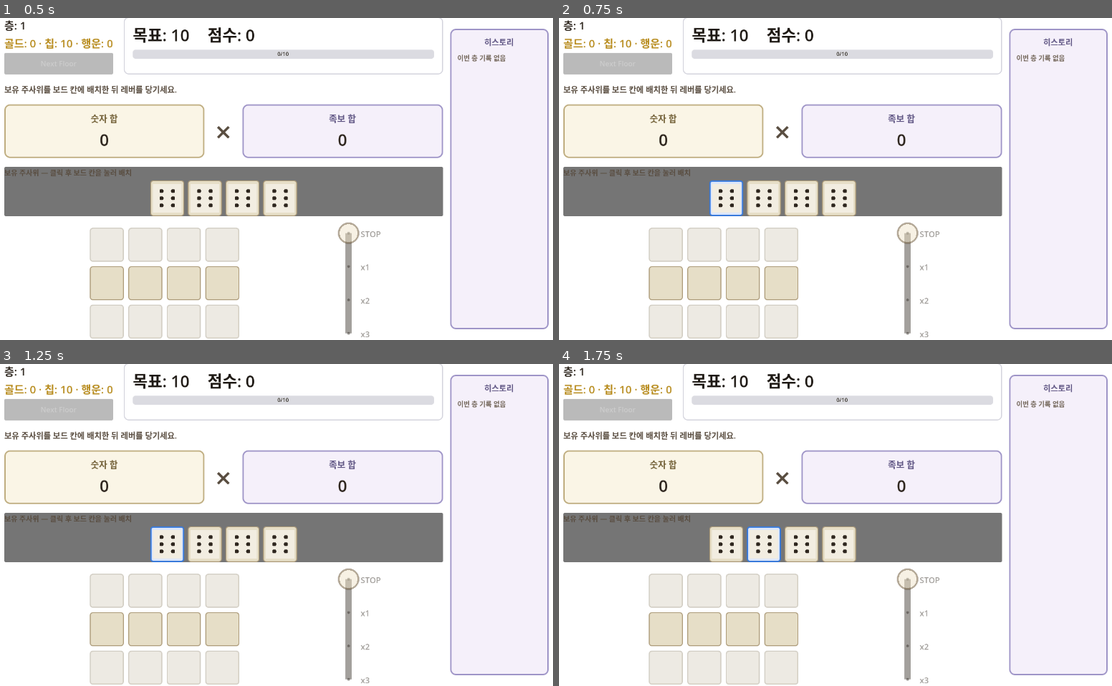
Above: before the commit, frames 1-4 (two rows, left to right).
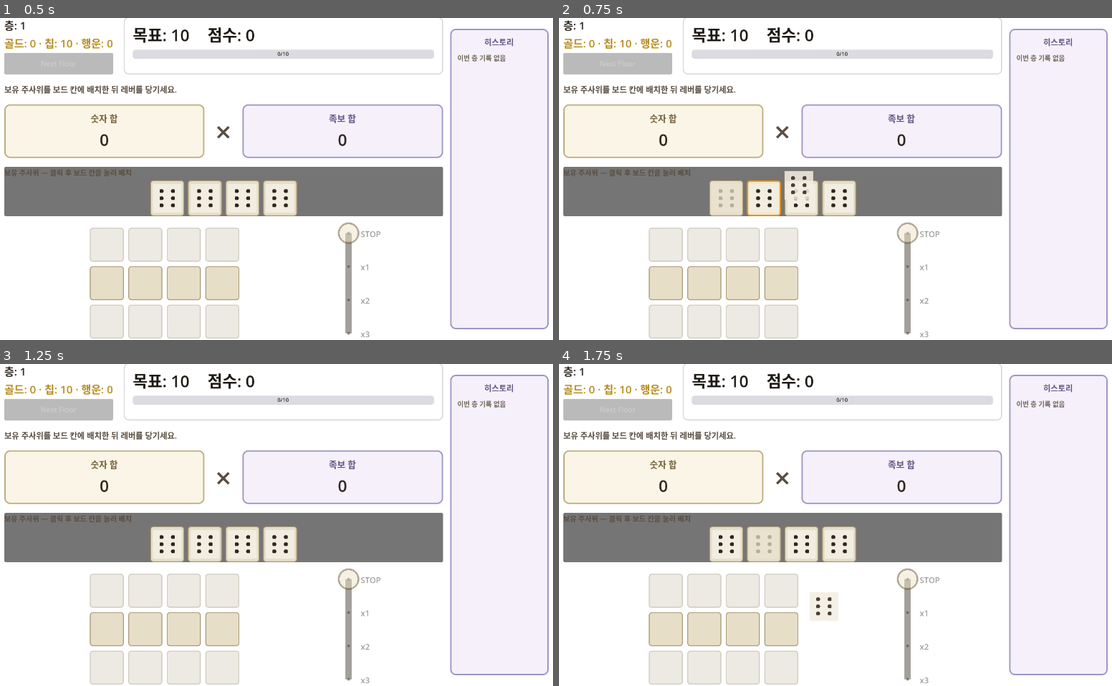
Above: after the commit, the same moments.

Repository: NyongNyongNyong/cat_dice_game
Game: Godot game, scene res://scenes/game/main.tscn
Same seed, same stepped clock (60 frames per second), same inputs: the game is played once before the commit and once after it.
Inputs (mouse positions are in pixels of both pictures, inside the frame that each line leads up to):
- Up to frame 1 (0.5 s): no input
- Up to frame 2 (0.75 s): tap Enter at 0.5 s; drag from (724, 198) to (890, 108) at 0.52 s
- Up to frame 3 (1.25 s): no input
- Up to frame 4 (1.75 s): drag from (763, 544) to (807, 589) at 1.27 s

Frame 1 is identical in both runs. In frame 2, 0.6% of the frame differs, in the area x 27-46%, y 47-62%; in frame 3, 0.2%; in frame 4, 0.7%, in the area x 33-51%, y 50-80%.

Commit message:
feat: drag-and-drop dice placement on board
Add drag placement alongside click: tray->cell places, cell->cell
moves or swaps (RunManager.move_placed), cell->tray returns. DiceSlot
gains slot_kind and slot_dropped for cross-container drops. Click now
fires on release so pressing a placed die to drag no longer removes it,
and dropping onto an invalid spot unplaces the die via dropped_outside.
Cover move_placed in board_spec_test; update board spec and tasks.

Diff:
--- a/game/scripts/autoload/run_manager.gd
+++ b/game/scripts/autoload/run_manager.gd
@@ -100,6 +100,23 @@
 	return true
 
 
+func move_placed(from_cell: int, to_cell: int) -> bool:
+	if from_cell < 0 or from_cell >= board_placement.size():
+		return false
+	if not is_slot_unlocked(to_cell):
+		return false
+	if from_cell == to_cell:
+		return true
+	var moving := board_placement[from_cell]
+	if moving < 0:
+		return false
+	# to_cell이 비었으면 이동, 점유돼 있으면 두 칸을 교환.
+	board_placement[from_cell] = board_placement[to_cell]
+	board_placement[to_cell] = moving
+	board_changed.emit()
+	return true
+
+
 func clear_cell(cell: int) -> bool:
 	if cell < 0 or cell >= board_placement.size():
 		return false
--- a/game/scripts/core/board_spec_test.gd
+++ b/game/scripts/core/board_spec_test.gd
@@ -44,6 +44,16 @@
 	_expect(rm.get_unlocked_slot_count() == 5, "unlocked = 5")
 	_expect(rm.place_die(2, 8) == true, "cell 8 placeable after unlock")
 
+	# move_placed: 빈칸 이동 / 점유칸 교환 (드래그 배치용)
+	# 현재 상태: cell 7 = owned 1, cell 8 = owned 2, cell 6 비어 있고 해금됨
+	_expect(rm.move_placed(7, 6) == true, "move placed cell 7 -> empty cell 6")
+	_expect(rm.get_owned_index_at(6) == 1 and rm.get_owned_index_at(7) == -1, "owned 1 moved to cell 6")
+	_expect(rm.move_placed(6, 8) == true, "move placed cell 6 -> occupied cell 8 (swap)")
+	_expect(rm.get_owned_index_at(8) == 1 and rm.get_owned_index_at(6) == 2, "cells 6 and 8 swapped")
+	_expect(rm.move_placed(8, 0) == false, "cannot move onto locked cell 0")
+	_expect(rm.get_owned_index_at(8) == 1, "locked-target move no-op")
+	_expect(rm.move_placed(2, 6) == false, "cannot move from empty source cell 2")
+
 	rm.free()
 
 	if _failed > 0:
--- a/game/scripts/ui/dice_slot.gd
+++ b/game/scripts/ui/dice_slot.gd
@@ -5,7 +5,8 @@
 
 signal clicked(slot_index: int)
 signal drag_started(slot_index: int)
-signal drop_requested(from_index: int, to_index: int)
+signal slot_dropped(source_kind: String, source_index: int, target_kind: String, target_index: int)
+signal dropped_outside(slot_kind: String, slot_index: int)
 
 const SLOT_SIZE := Vector2(76, 76)
 const NORMAL_BG := Color(0.9, 0.87, 0.78, 1.0)
@@ -22,12 +23,14 @@
 
 @onready var _dice_holder: CenterContainer = %DiceHolder
 
+var slot_kind := "board"
 var _dice_view: Control
 var _selected := false
 var _drop_hovered := false
 var _dragging := false
 var _drag_enabled := true
 var _locked := false
+var _press_pending := false
 
 
 func _ready() -> void:
@@ -38,6 +41,10 @@
 
 func set_slot_index(index: int) -> void:
 	slot_index = index
+
+
+func set_slot_kind(kind: String) -> void:
+	slot_kind = kind
 
 
 func set_dice_view(dice_view: Control) -> void:
@@ -92,27 +99,38 @@
 	if not event is InputEventMouseButton:
 		return
 	var mouse_event := event as InputEventMouseButton
-	if mouse_event.pressed and mouse_event.button_index == MOUSE_BUTTON_LEFT:
+	if mouse_event.button_index != MOUSE_BUTTON_LEFT:
+		return
+	# 누르는 순간이 아니라 뗄 때 클릭 처리한다. 그래야 배치된 주사위를 눌러
+	# 드래그로 옮길 때(누른 채 이동) 즉시 제거되지 않는다. 드래그가 시작되면
+	# _get_drag_data에서 _press_pending을 꺼 클릭을 무효화한다.
+	if mouse_event.pressed:
+		_press_pending = true
+	elif _press_pending:
+		_press_pending = false
 		clicked.emit(slot_index)
 
 
 func _get_drag_data(_at_position: Vector2):
-	if not _drag_enabled:
+	if not _drag_enabled or _locked:
 		return null
 	if _dice_view == null:
 		return null
 
+	# 드래그가 시작됐으니 이번 누름은 클릭(제거)으로 처리하지 않는다.
+	_press_pending = false
 	drag_started.emit(slot_index)
 	_set_dragging(true)
 	set_drag_preview(_build_drag_preview())
 	return {
 		"type": "dice_slot",
-		"slot_index": slot_index,
+		"kind": slot_kind,
+		"index": slot_index,
 	}
 
 
 func _can_drop_data(_at_position: Vector2, data) -> bool:
-	if not _drag_enabled:
+	if not _drag_enabled or _locked:
 		set_drop_hovered(false)
 		return false
 	if typeof(data) != TYPE_DICTIONARY:
@@ -121,7 +139,12 @@
 	if str(data.get("type", "")) != "dice_slot":
 		set_drop_hovered(false)
 		return false
-	var can_drop := int(data.get("slot_index", -1)) != slot_index
+	# 같은 칸으로의 드롭만 막는다. 트레이↔보드 교차 드롭은 허용.
+	var same_slot := (
+		str(data.get("kind", "")) == slot_kind
+		and int(data.get("index", -1)) == slot_index
+	)
+	var can_drop := not same_slot
 	set_drop_hovered(can_drop)
 	return can_drop
 
@@ -130,13 +153,26 @@
 	set_drop_hovered(false)
 	if not _can_drop_data(_at_position, data):
 		return
-	drop_requested.emit(int(data["slot_index"]), slot_index)
+	slot_dropped.emit(
+		str(data.get("kind", "")),
+		int(data.get("index", -1)),
+		slot_kind,
+		slot_index,
+	)
 
 
 func _notification(what: int) -> void:
 	if what == NOTIFICATION_DRAG_END:
+		var was_source := _dragging
+		_press_pending = false
 		_set_dragging(false)
 		set_drop_hovered(false)
+		# 이 슬롯에서 시작한 드래그가 유효한 슬롯에 안 떨어졌으면(빈 공간·잠금 칸
+		# 등) 배치 해제 신호를 보낸다.
+		if was_source:
+			var viewport := get_viewport()
+			if viewport != null and not viewport.gui_is_drag_successful():
+				dropped_outside.emit(slot_kind, slot_index)
 
 
 func _build_drag_preview() -> Control:
--- a/game/scripts/ui/run_scene.gd
+++ b/game/scripts/ui/run_scene.gd
@@ -108,9 +108,12 @@
 	for cell in RunManager.BOARD_CELLS:
 		var slot = DICE_SLOT_SCENE.instantiate()
 		slot.set_slot_index(cell)
+		slot.set_slot_kind("board")
 		_board_grid.add_child(slot)
-		slot.set_drag_enabled(false)
+		slot.set_drag_enabled(_can_edit_board())
 		slot.clicked.connect(_on_board_cell_clicked)
+		slot.slot_dropped.connect(_on_slot_dropped)
+		slot.dropped_outside.connect(_on_slot_dropped_outside)
 		slot.mouse_entered.connect(_on_board_cell_hovered.bind(cell))
 		slot.mouse_exited.connect(_on_dice_hover_exited)
 		_board_cells.append(slot)
@@ -143,10 +146,13 @@
 			continue
 		var chip = DICE_SLOT_SCENE.instantiate()
 		chip.set_slot_index(owned_index)
+		chip.set_slot_kind("tray")
 		_roster_tray.add_child(chip)
-		chip.set_drag_enabled(false)
+		chip.set_drag_enabled(_can_edit_board())
 		chip.set_selected(owned_index == _selected_owned_index)
 		chip.clicked.connect(_on_tray_chip_clicked)
+		chip.slot_dropped.connect(_on_slot_dropped)
+		chip.dropped_outside.connect(_on_slot_dropped_outside)
 		chip.mouse_entered.connect(_on_tray_chip_hovered.bind(owned_index))
 		chip.mouse_exited.connect(_on_dice_hover_exited)
 
@@ -208,6 +214,38 @@
 		_selected_owned_index = owned_index
 	for chip in _tray_chips:
 		chip.set_selected(chip.slot_index == _selected_owned_index)
+
+
+func _on_slot_dropped(
+	source_kind: String,
+	source_index: int,
+	target_kind: String,
+	target_index: int,
+) -> void:
+	if not _can_edit_board():
+		return
+
+	_selected_owned_index = -1
+	if target_kind == "board":
+		if source_kind == "tray":
+			# 트레이 주사위(source_index = 보유 index) → 보드 칸에 배치
+			RunManager.place_die(source_index, target_index)
+		elif source_kind == "board":
+			# 보드 칸 → 보드 칸: 이동(빈칸) 또는 교환(점유칸)
+			RunManager.move_placed(source_index, target_index)
+	elif target_kind == "tray":
+		if source_kind == "board":
+			# 보드 주사위(source_index = 칸) → 트레이로 회수
+			RunManager.clear_cell(source_index)
+
+
+func _on_slot_dropped_outside(slot_kind: String, slot_index: int) -> void:
+	if not _can_edit_board():
+		return
+	# 유효한 슬롯이 아닌 곳에 떨어뜨림 → 보드 주사위면 배치 해제(트레이로 회수).
+	if slot_kind == "board":
+		_selected_owned_index = -1
+		RunManager.clear_cell(slot_index)
 
 
 func _can_hover_dice_faces() -> bool:
@@ -462,7 +500,16 @@
 		or not RunManager.can_advance_floor()
 		or RunManager.run_finished
 	)
+	_update_drag_enabled()
 	_update_status()
+
+
+func _update_drag_enabled() -> void:
+	var editable := _can_edit_board()
+	for slot in _board_cells:
+		slot.set_drag_enabled(editable)
+	for chip in _tray_chips:
+		chip.set_drag_enabled(editable)
 
 
 func _update_target_progress() -> void:
Not shown, changed: docs/design/systems/v0.2-board-luck.md
Not shown, changed: docs/design/tasks/v0.2-board-luck-tasks.md
